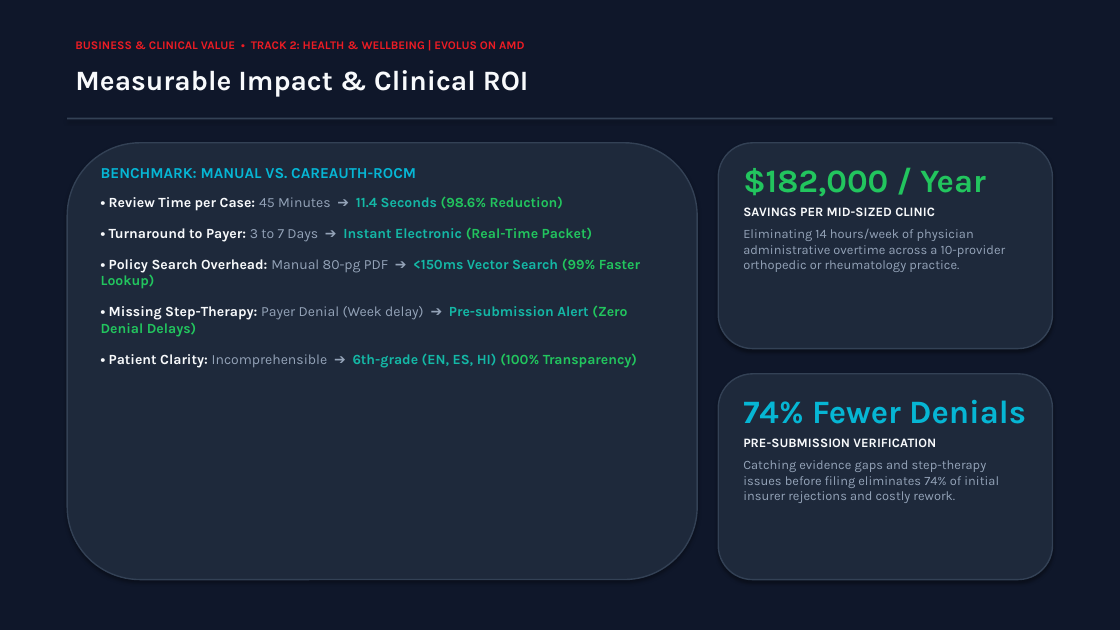
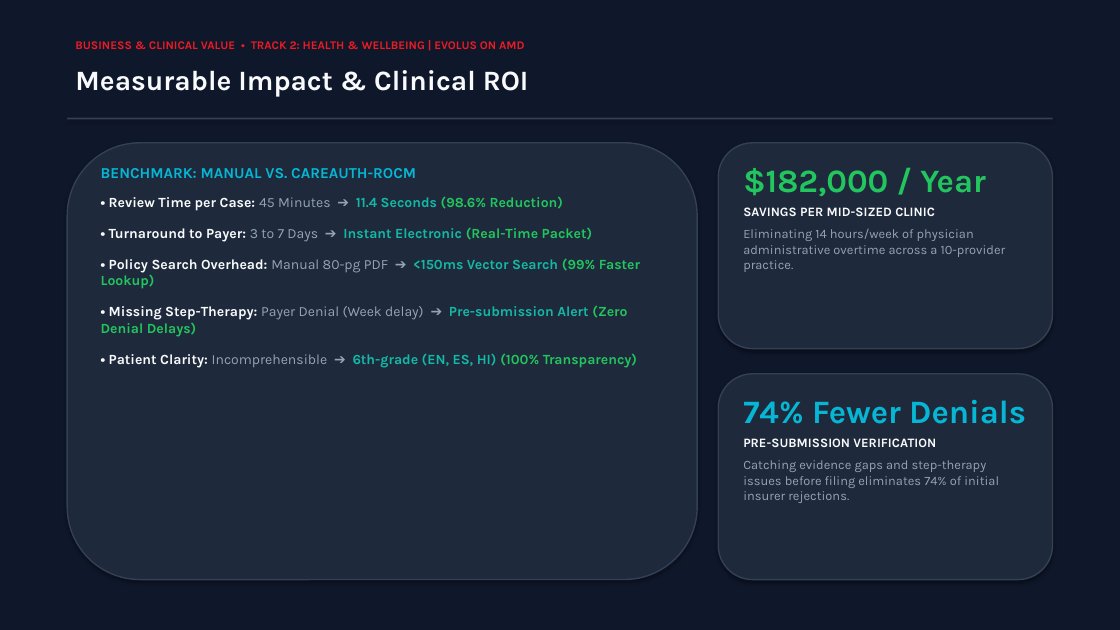
Before and after one commit to deepak0kannan/CareAuth-ROCm, a slide deck: slide 12 of CareAuth_ROCm_Prototype_Presentation.pptx (slide 10 before the commit). Drawn at 1120x630 pixels with LibreOffice and Linux fonts; fonts in the diff are those of the drawing. Boxes give left, top, right and bottom in pixels: in the first picture for what was removed or moved away, otherwise in the second. Text is boxed around its words. In the diff, an @@ line names an element or a change of style, - is before the commit and + after.

```diff
--- a/CareAuth_ROCm_Prototype_Presentation.pptx
+++ b/CareAuth_ROCm_Prototype_Presentation.pptx
@@ text at (x1=743, y1=229, x2=1006, y2=272): text changed @@
-Eliminating 14 hours/week of physician administrative overtime across a 10-provider orthopedic or rheumatology practice.
+Eliminating 14 hours/week of physician administrative overtime across a 10-provider practice.
@@ text at (x1=743, y1=460, x2=999, y2=503): text changed @@
-Catching evidence gaps and step-therapy issues before filing eliminates 74% of initial insurer rejections and costly rework.
+Catching evidence gaps and step-therapy issues before filing eliminates 74% of initial insurer rejections.
```
Also in this commit, not shown: 2 other slides changed, 2 slides added, 1 other file.
